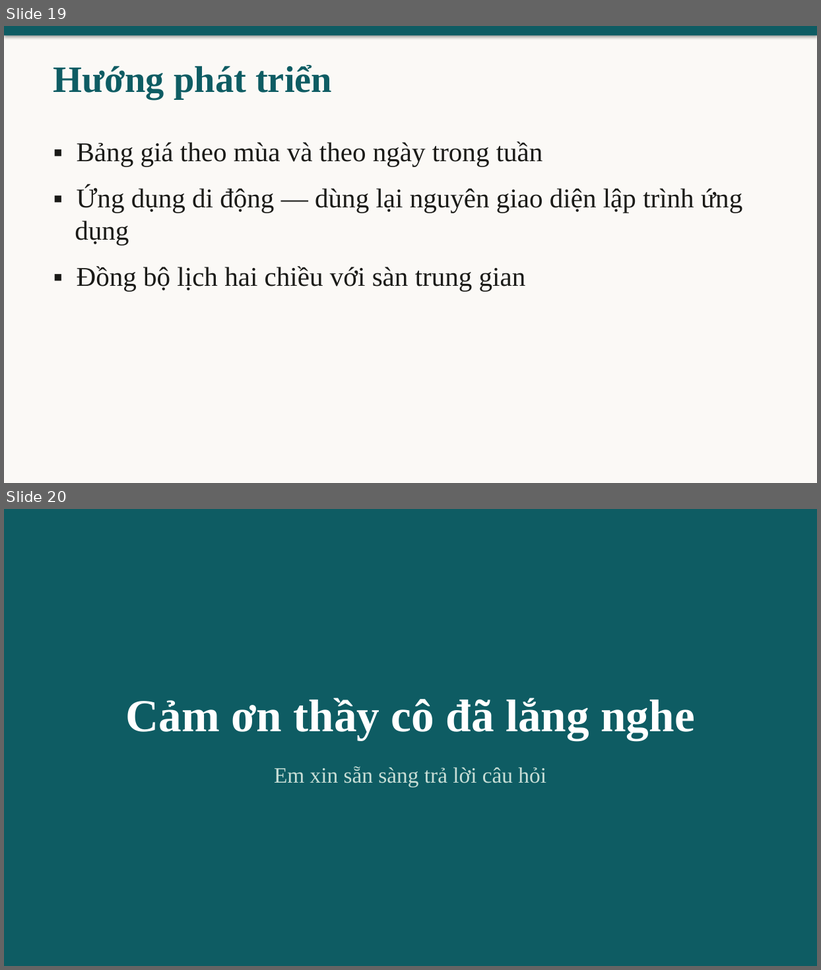
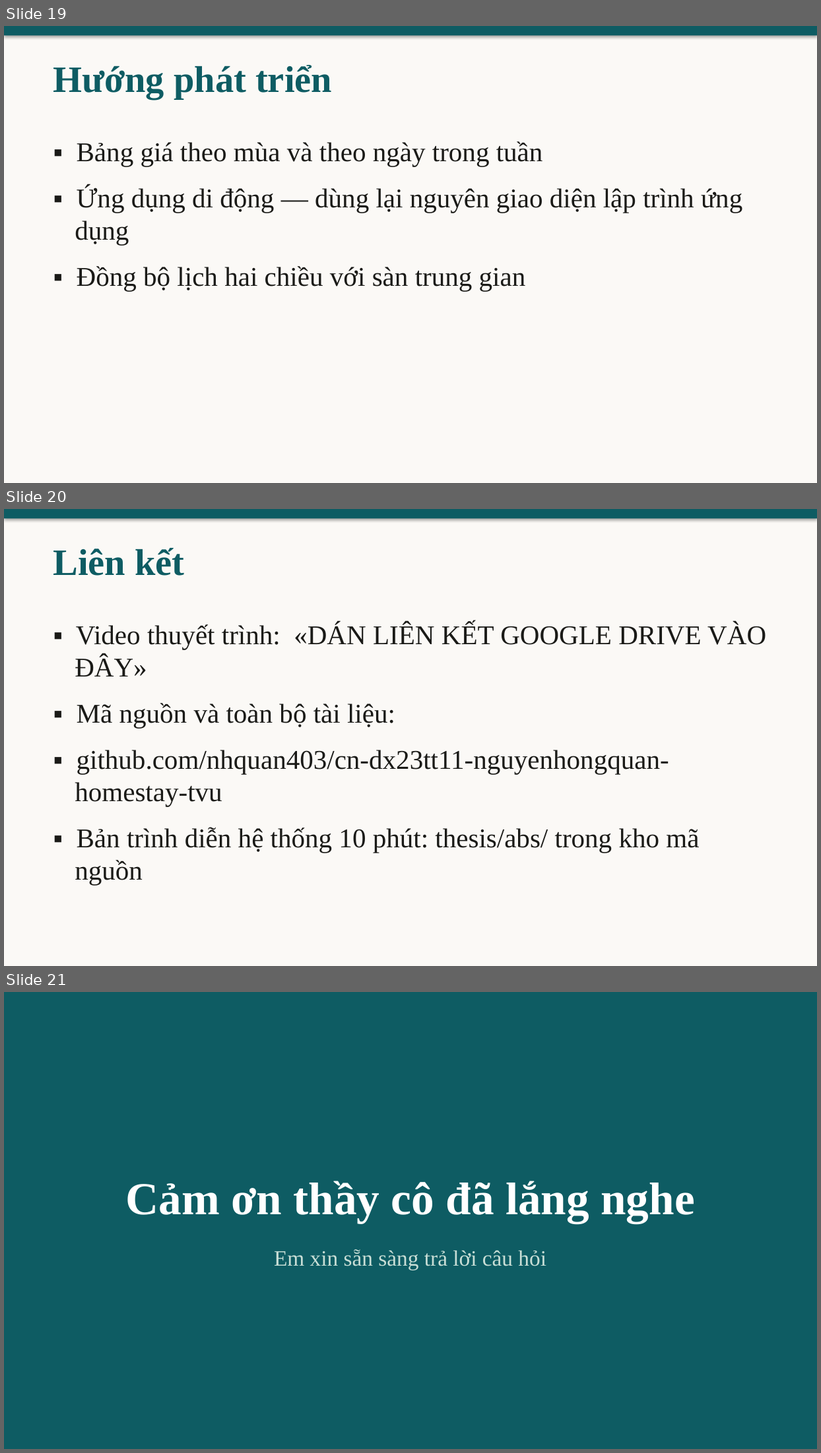
Before and after one commit to nhquan403/cn-dx23tt11-nguyenhongquan-homestay-tvu, a slide deck: thesis/abs/slide-bao-ve.pptx. Shown one above the other, each under a label of ours: slides 19 and 20 before the commit, slides 19, 20 and 21 after it. The pictures are 821x970 and 821x1453 pixels, drawn with LibreOffice and Linux fonts; fonts in the diff are those of the drawing. Boxes give left, top, right and bottom in pixels: in the first picture for what was removed or moved away, otherwise in the second. Text is boxed around its words. In the diff, an @@ line names an element or a change of style, - is before the commit and + after.

```diff
--- a/thesis/abs/slide-bao-ve.pptx
+++ b/thesis/abs/slide-bao-ve.pptx
@@ slide 20 added at (x1=4, y1=509, x2=817, y2=966), background #FBF9F6 @@
@@ rectangle added at (x1=4, y1=509, x2=817, y2=519), fill #0E5C63 @@
@@ text added at (x1=54, y1=548, x2=184, y2=576), 44 pt, text #0E5C63, bold @@
+Liên kết
@@ text added at (x1=75, y1=623, x2=766, y2=885), 32 pt, text #1A1A17 @@
+▪ Video thuyết trình: «DÁN LIÊN KẾT GOOGLE DRIVE VÀO ĐÂY»
+▪ Mã nguồn và toàn bộ tài liệu:
+▪ github.com/nhquan403/cn-dx23tt11-nguyenhongquan-homestay-tvu
+▪ Bản trình diễn hệ thống 10 phút: thesis/abs/ trong kho mã nguồn
@@ what was slide 20 is now slide 21 @@
```
Also in this commit, not shown: 8 other files.
